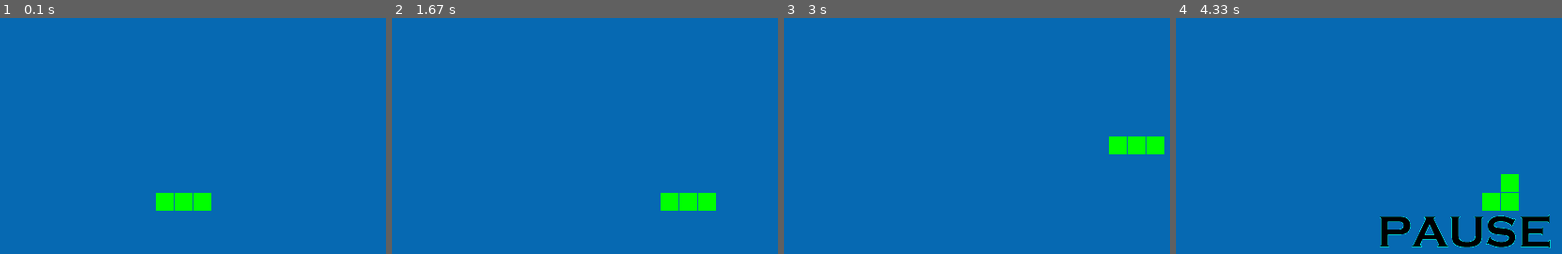
Above: before the commit, frames 1-4 (left to right).
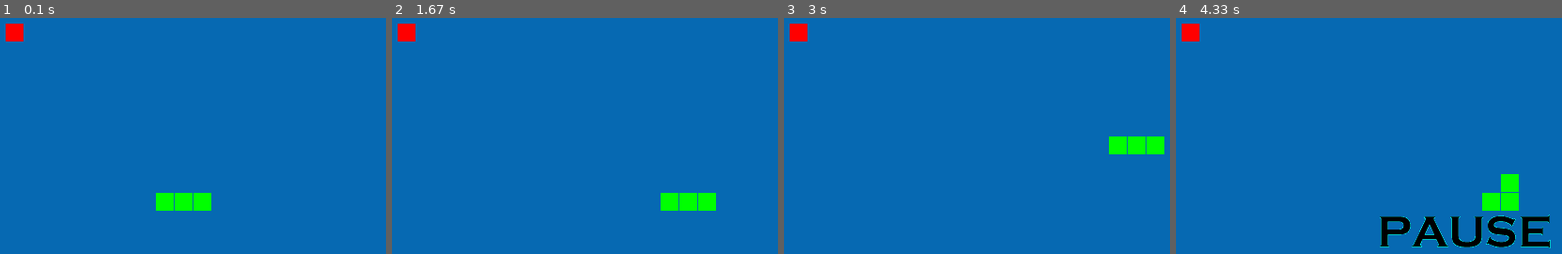
Above: after the commit, the same moments.

Repository: Afenda/pygame-snake
Game: pygame game, started from main.py
The game is run twice, just before and just after one commit, with the same random seed, the same clock (stepped at 60 frames per second) and the same inputs.
Inputs:
- Up to frame 1 (0.1 s): no input
- Up to frame 2 (1.67 s): tap Space at 0.33, 0.67 s
- Up to frame 3 (3 s): hold Up 1.67-2.2 s; hold Right 2.23-2.78 s; hold Left from 2.82 s (still down)
- Up to frame 4 (4.33 s): release Left at 3.37 s; hold Down 3.4-3.95 s; hold Left from 3.98 s (still down); tap Space at 4.05 s

The runs differ from the first frame. In frame 1, 0.3% of the frame differs, in the area x 1-7%, y 2-10%; in frame 2, 0.3%; in frame 3, 0.3%; in frame 4, 0.3%.

Commit message:
adding apple pop system and growing system snake when eat apple

Diff:
--- a/defines.py
+++ b/defines.py
@@ -3,6 +3,7 @@
     COLORKEY = (0, 255, 255)
 
     GREEN = (0, 255, 0)
+    RED = (255, 0, 0)
     BLUE = (6, 105 , 178)
     SNAKE_SIZE = 19
     SNAKE_INIT_LENGTH = 3
--- a/screen.py
+++ b/screen.py
@@ -1,4 +1,6 @@
 import pygame
+
+from random import randint
 
 from snake import Snake
 from defines import *
@@ -17,6 +19,7 @@
         self.inPause = False
         self.pauseImg = pygame.image.load('assets/img/pause.png').convert();
         self.pauseImg.set_colorkey(Defines.COLORKEY)
+        self.apple = (20,20)
 
     def manageEvents(self, event):
         #For testing Keyboard use event.dict['unicode'] because in default keyboard type is in American
@@ -44,6 +47,12 @@
                 elif self.snake_dir == Directions.DOWN:
                     self.snake.move(self.snake.head_x, self.snake.head_y + Defines.SNAKE_SIZE + 1)
 
+                if self.snake.head_x == self.apple[0] and self.snake.head_y == self.apple[1]:
+                    self.apple = (randint(0, 31) * 20, randint(0, 23) * 20)
+                    self.snake.snake_length = self.snake.snake_length + 1
+                    self.snake.snake_coords.insert(0, [self.snake.head_x, self.snake.head_y])
+
+
     def render(self):
         self.snake.render(self.screen)
         if not self.snake.inLife:
@@ -52,5 +61,7 @@
             imgDie.fill((255, 0, 0))
             self.screen.blit(imgDie, (0, 0))
 
+        pygame.draw.rect(self.screen, Defines.RED, [self.apple[0], self.apple[1], Defines.SNAKE_SIZE, Defines.SNAKE_SIZE])
+
         if self.inPause:
             self.screen.blit(self.pauseImg, (195, 215))
--- a/snake.py
+++ b/snake.py
@@ -7,6 +7,7 @@
         self.head_x = 200
         self.head_y = 200
         self.snake_coords = []
+        self.snake_length = Defines.SNAKE_INIT_LENGTH
         for i in range(Defines.SNAKE_INIT_LENGTH):
             self.snake_coords.append([self.head_x - (20 * i), self.head_y])
 
@@ -20,5 +21,5 @@
             self.snake_coords.pop()
 
     def render(self, screen):
-        for i in range(Defines.SNAKE_INIT_LENGTH):
+        for i in range(self.snake_length):
             pygame.draw.rect(screen, Defines.GREEN, [self.snake_coords[i][0], self.snake_coords[i][1], Defines.SNAKE_SIZE, Defines.SNAKE_SIZE])
